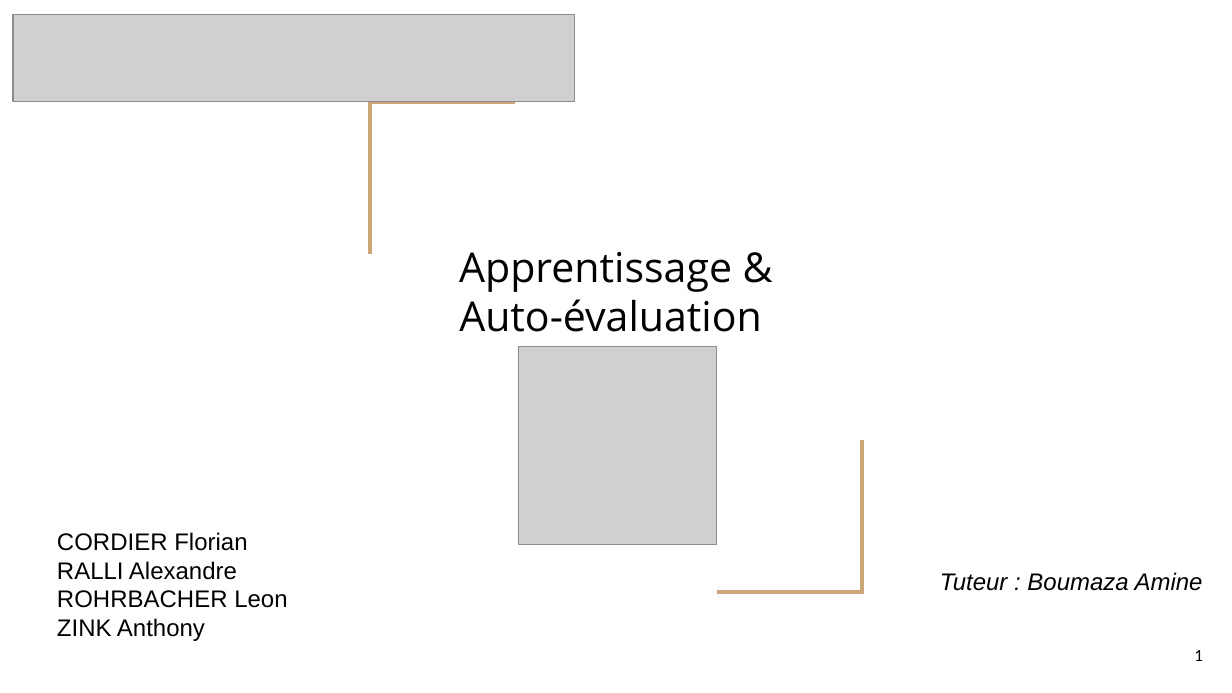
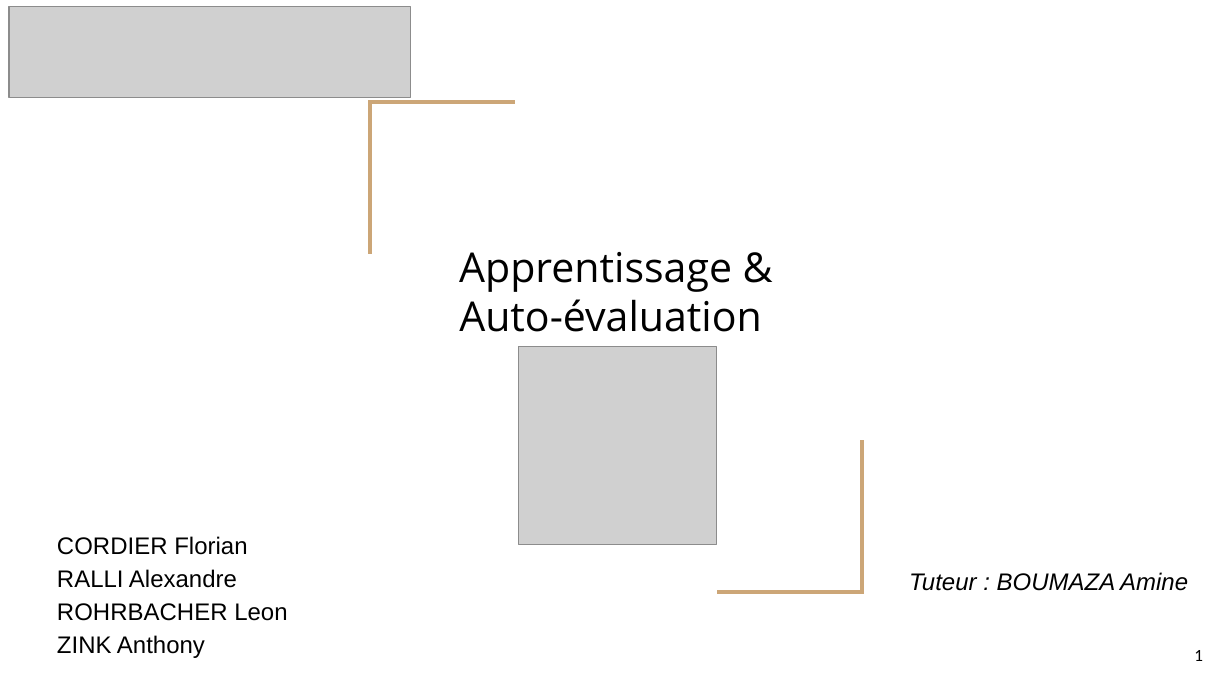
Before and after one commit to RohrbacherLeon/coditor, a slide deck: slide 1 of doc/Presentation_conception.pptx. Drawn at 1232x693 pixels with LibreOffice and Linux fonts; fonts in the diff are those of the drawing; grey boxes stand for pictures. Boxes give left, top, right and bottom in pixels: in the first picture for what was removed or moved away, otherwise in the second. Text is boxed around its words. In the diff, an @@ line names an element or a change of style, - is before the commit and + after.

```diff
--- a/doc/Presentation_conception.pptx
+++ b/doc/Presentation_conception.pptx
@@ picture: place and size @@
-picture at (14,15,575,101)
+picture at (9,6,410,97)
@@ text "CORDIER Florian" at (57,536,287,658): line spacing 1 to 1.15 @@
@@ text at (909,572,1188,591): text changed @@
-Tuteur : Boumaza Amine
+Tuteur : BOUMAZA Amine
```
Also in this commit, not shown: 5 other slides changed, 4 slides added, 1 slide removed, 1 other file.
